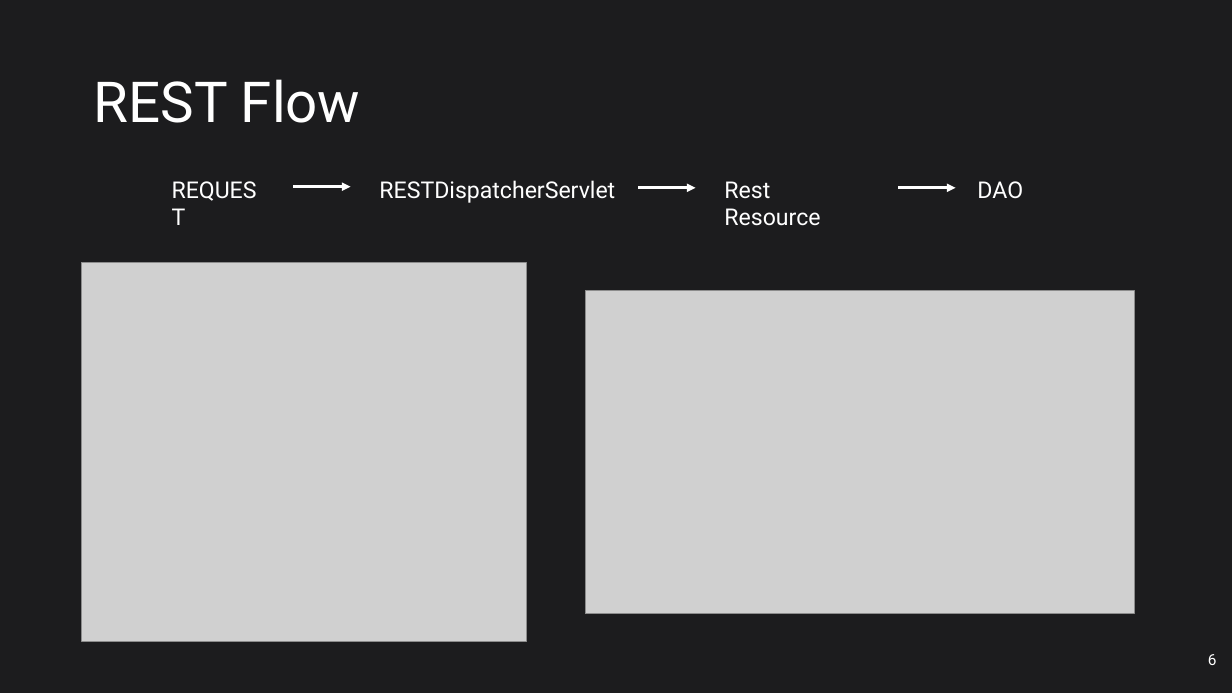
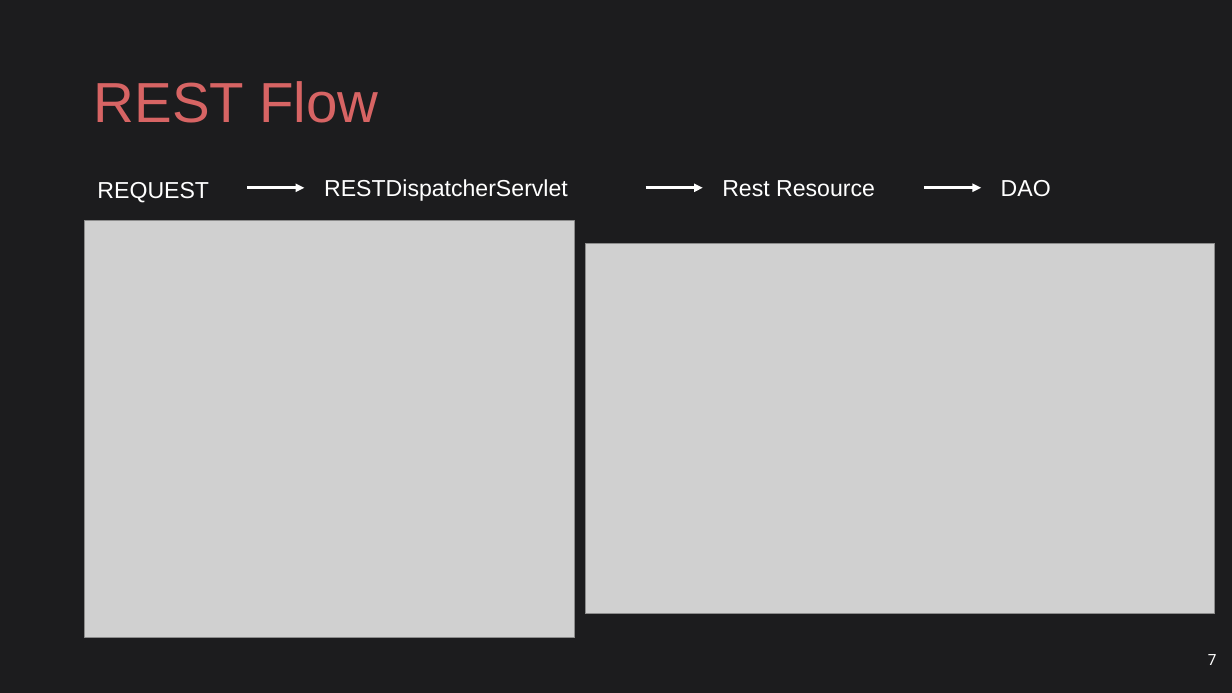
Before and after one commit to ludovicodimartino/webApplicationUniProject, a slide deck: slide 7 of WaCar.pptx (slide 6 before the commit). Drawn at 1232x693 pixels with LibreOffice and Linux fonts; fonts in the diff are those of the drawing; grey boxes stand for pictures. Boxes give left, top, right and bottom in pixels: in the first picture for what was removed or moved away, otherwise in the second. Text is boxed around its words. In the diff, an @@ line names an element or a change of style, - is before the commit and + after.

```diff
--- a/WaCar.pptx
+++ b/WaCar.pptx
@@ title "REST Flow" at [94, 81, 378, 123]: font Roboto to Arial, text colour #FFFFFF to #D76464 @@
@@ font Roboto to Arial in 4 elements at [1001, 180, 1051, 197], [722, 180, 875, 197], [324, 179, 568, 201], [97, 182, 209, 203] @@
@@ text "REQUEST": place and size @@
-text "REQUEST" at [163, 170, 278, 207]
+text "REQUEST" at [97, 182, 209, 203]
@@ text "RESTDispatcherServlet": place and size @@
-text "RESTDispatcherServlet" at [379, 180, 615, 203]
+text "RESTDispatcherServlet" at [324, 179, 568, 201]
@@ text "DAO": place and size @@
-text "DAO" at [977, 181, 1023, 199]
+text "DAO" at [1001, 180, 1051, 197]
@@ arrow moved from (294, 187) - (350, 187) to (247, 188) - (304, 188) @@
@@ arrow moved from (639, 188) - (696, 188) to (646, 188) - (703, 188) @@
@@ arrow moved from (898, 188) - (956, 188) to (924, 188) - (982, 188) @@
@@ picture: place and size @@
-picture at [82, 263, 528, 642]
+picture at [85, 221, 575, 638]
@@ picture: place and size @@
-picture at [585, 291, 1134, 615]
+picture at [585, 243, 1214, 614]
@@ page number at [1208, 654, 1217, 665]: text changed @@
-6
+7
```
Also in this commit, not shown: 5 other slides changed, 1 slide added.
